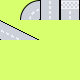
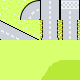
Layers edited between the first and the second 80×80 image:
added layer "Layer 13" above "Layer 11" over [40, 20, 80, 40]
added layer "Layer 12" above "Layer 1" over [41, 20, 78, 40]
"Layer 7": opacity 66% → 100%, painted on it over [1, 1, 79, 40]
painted on "Layer 6" over [41, 20, 77, 40]
added layer "Layer 10" above "Layer 5" over [0, 0, 80, 40]
painted on "Layer 5" over [41, 60, 80, 80]
